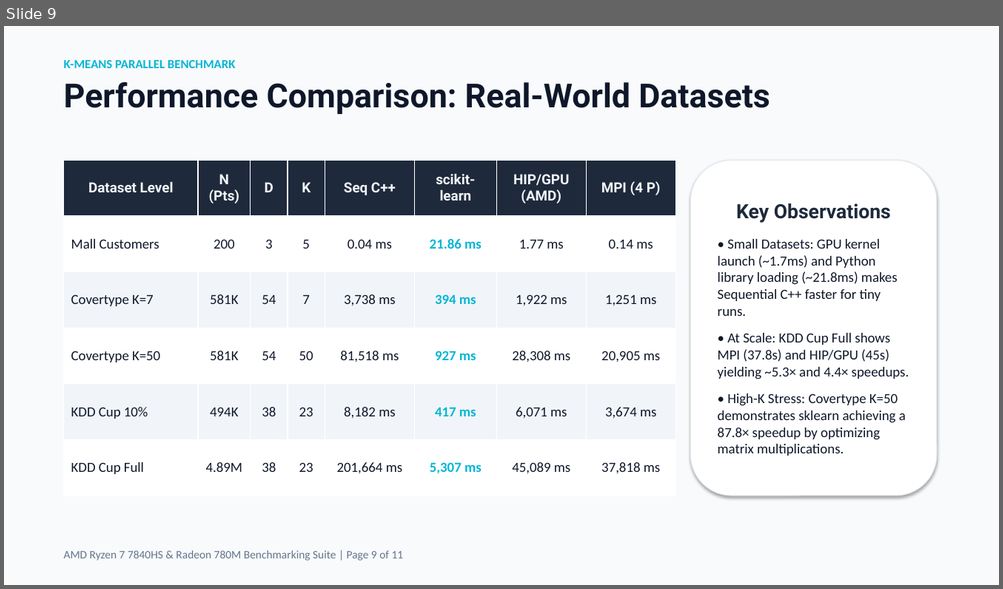
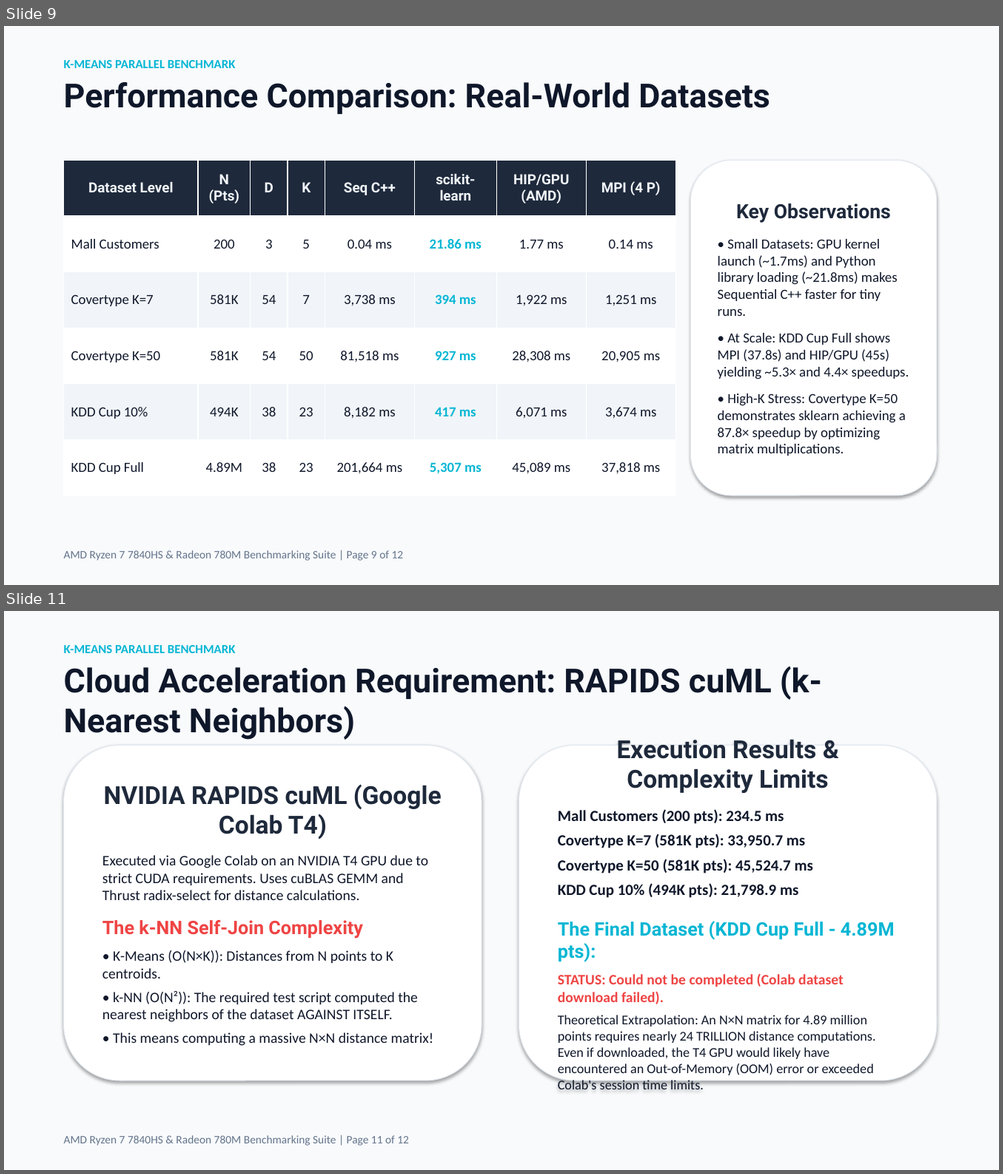
Before and after one commit to andreisugu/KMeans-GPU-Benchmark, a slide deck: KMeans_Presentation.pptx. Shown one above the other, each under a label of ours: slide 9 before the commit, slides 9 and 11 after it; the slides between them are not shown. The pictures are 1003x589 and 1003x1174 pixels, drawn with LibreOffice and Linux fonts; fonts in the diff are those of the drawing. Boxes give left, top, right and bottom in pixels: in the first picture for what was removed or moved away, otherwise in the second. Text is boxed around its words. In the diff, an @@ line names an element or a change of style, - is before the commit and + after.

Commit message:
feat: add RAPIDS cuML cloud acceleration slide and update total page count

```diff
--- a/KMeans_Presentation.pptx
+++ b/KMeans_Presentation.pptx
@@ slide 11 added at <box>4,611,999,1170</box>, background #F8FAFC @@
@@ text added at <box>64,645,236,653</box>, 12 pt, text #06B6D4, bold @@
+K-MEANS PARALLEL BENCHMARK
@@ text added at <box>64,667,822,740</box>, 32 pt, text #0F172A, bold @@
+Cloud Acceleration Requirement: RAPIDS cuML (k-Nearest Neighbors)
@@ rounded rectangle added at <box>64,745,481,1081</box>, fill #FFFFFF, outline #E2E8F0 0.75 pt, 14 pt, text #0F172A @@
+NVIDIA RAPIDS cuML (Google Colab T4)
+Executed via Google Colab on an NVIDIA T4 GPU due to strict CUDA requirements. Uses cuBLAS GEMM and Thrust radix-select for distance calculations.
+The k-NN Self-Join Complexity
+• K-Means (O(N×K)): Distances from N points to K centroids.
+• k-NN (O(N²)): The required test script computed the nearest neighbors of the dataset AGAINST ITSELF.
+• This means computing a massive N×N distance matrix!
@@ rounded rectangle added at <box>519,745,936,1081</box>, fill #FFFFFF, outline #E2E8F0 0.75 pt, 13 pt, text #0F172A, bold @@
+Execution Results & Complexity Limits
+Mall Customers (200 pts): 234.5 ms
+Covertype K=7 (581K pts): 33,950.7 ms
+Covertype K=50 (581K pts): 45,524.7 ms
+KDD Cup 10% (494K pts): 21,798.9 ms
+The Final Dataset (KDD Cup Full - 4.89M pts):
+STATUS: Could not be completed (Colab dataset download failed).
+Theoretical Extrapolation: An N×N matrix for 4.89 million points requires nearly 24 TRILLION distance computations. Even if downloaded, the T4 GPU would likely have encountered an Out-of-Memory (OOM) error or exceeded Colab's session time limits.
@@ text added at <box>64,1136,409,1146</box>, 11 pt, text #64748B @@
+AMD Ryzen 7 7840HS & Radeon 780M Benchmarking Suite | Page 11 of 12
@@ slide 9 changed as well @@
@@ text at <box>64,551,404,561</box>: text changed @@
-AMD Ryzen 7 7840HS & Radeon 780M Benchmarking Suite | Page 9 of 11
+AMD Ryzen 7 7840HS & Radeon 780M Benchmarking Suite | Page 9 of 12
```
Also in this commit, not shown: 10 other slides changed, 1 other file.
